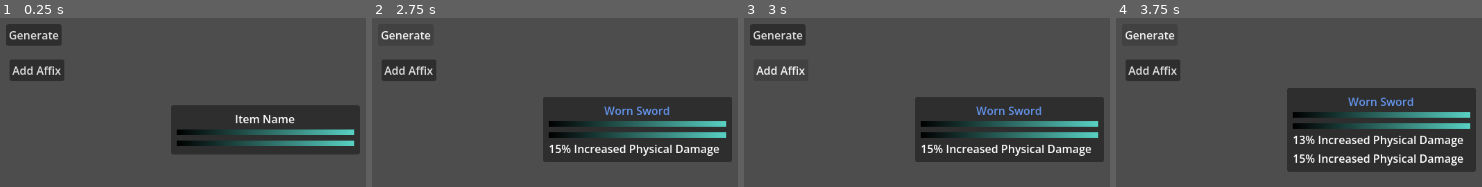
Above: before the commit, frames 1-4 (left to right).
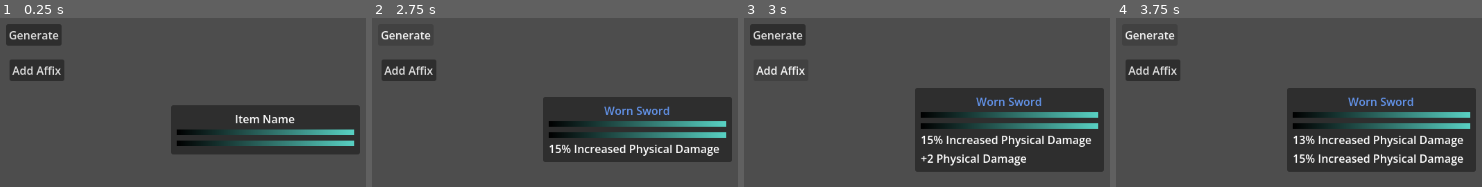
Above: after the commit, the same moments.

Repository: Tomohawk35/Crafting-Game
Game: Godot game, scene res://test_scene.tscn
Two runs of this game, one before a commit and one after it. Both use one fixed random seed, a clock stepped at 60 frames per second and the inputs below. The project has no main scene, so this scene is started directly.
Inputs:
- Up to frame 1 (0.25 s): no input
- Up to frame 2 (2.75 s): click "Generate" at 0.5 s; click "Add Affix" at 1.25 s; click "Generate" at 2 s
- Up to frame 3 (3 s): click "Add Affix" at 2.75 s
- Up to frame 4 (3.75 s): click "Generate" at 3.5 s

Frames 1-2 are identical in both runs. In frame 3, 14% of the frame differs, in the area x 46-99%, y 41-92%; in frame 4, nothing differs.

Commit message:
Update test_scene.gd

Diff:
--- a/crafting-game/test_scene.gd
+++ b/crafting-game/test_scene.gd
@@ -12,7 +12,15 @@
 	add_button.pressed.connect(_on_add_button_pressed)
 
 func _on_generate_button_pressed() -> void:
+	if item:
+		item.stats_updated.disconnect(_update_tooltip)
 	item = ItemGenerator.generate_equipment()
+	_update_tooltip()
+	item.stats_updated.connect(_update_tooltip)
+
+func _update_tooltip() -> void:
+	if item == null:
+		return
 	equipment_tooltip.set_item(item)
 
 func _on_add_button_pressed() -> void:
